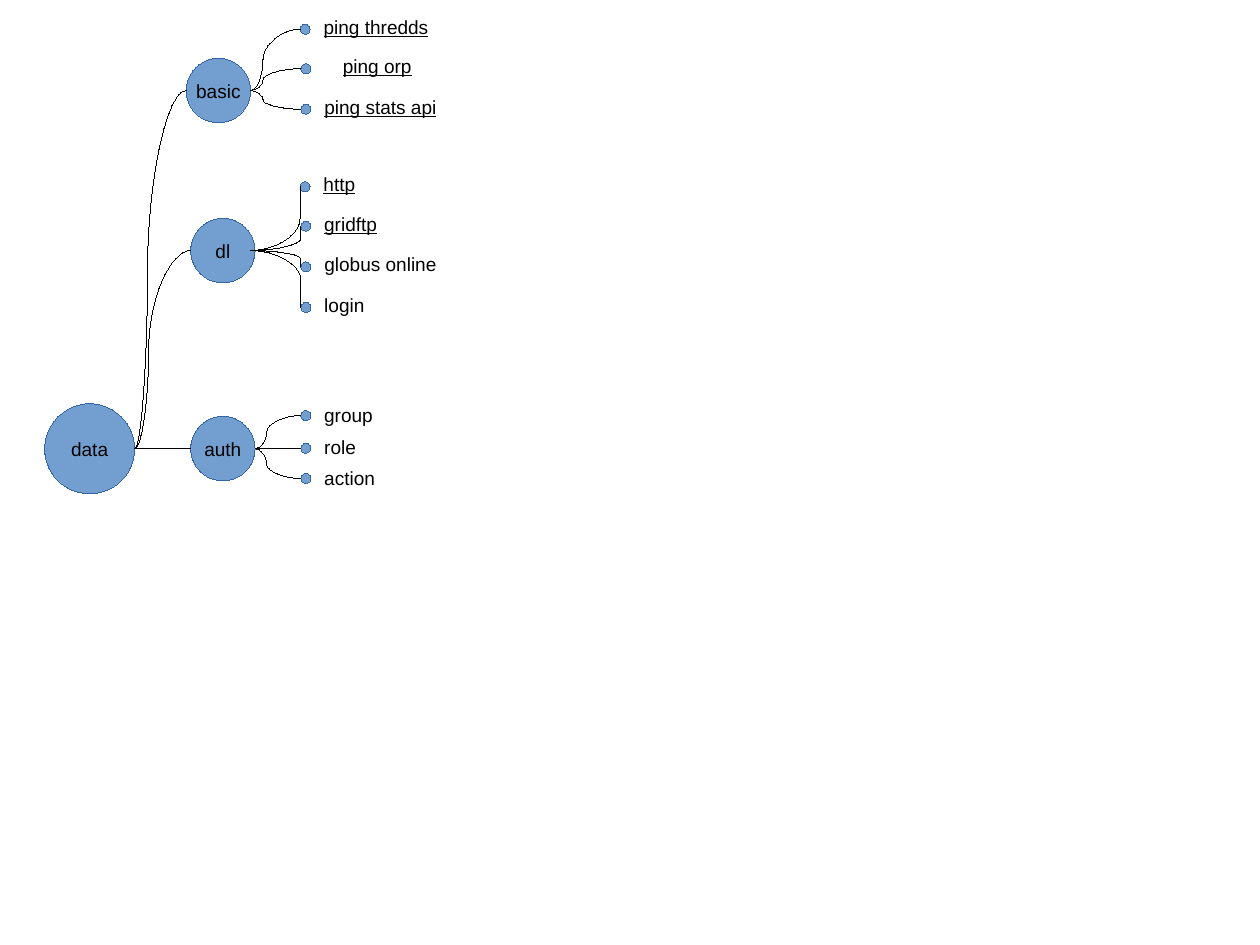
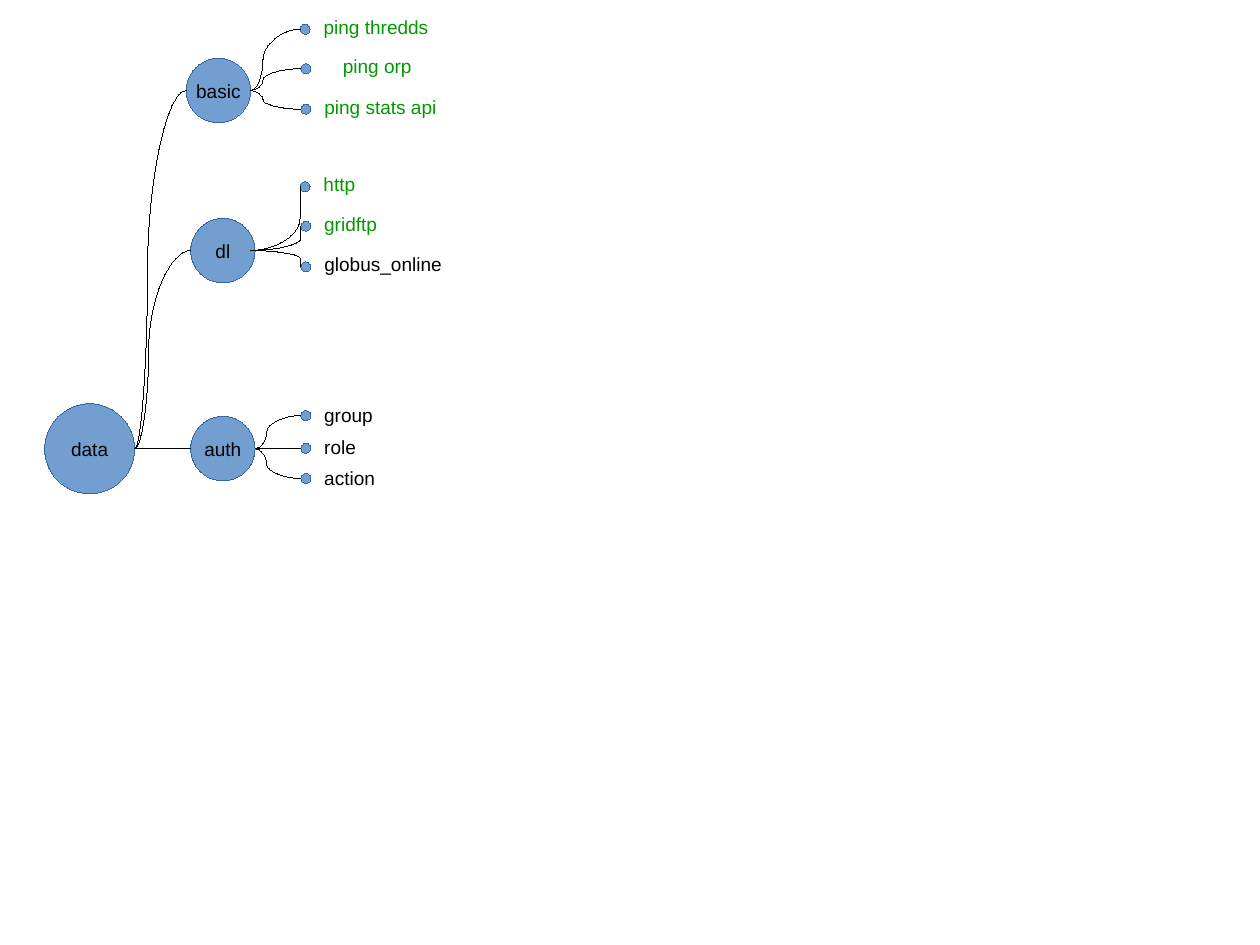
Before and after one commit to ESGF/esgf-test-suite, a slide deck: slide 3 of esgf-test-suite/doc/test_plan.odp. Drawn at 1260x945 pixels with LibreOffice and Linux fonts; fonts in the diff are those of the drawing. Boxes give left, top, right and bottom in pixels: in the first picture for what was removed or moved away, otherwise in the second. Text is boxed around its words. In the diff, an @@ line names an element or a change of style, - is before the commit and + after.

```diff
--- a/esgf-test-suite/doc/test_plan.odp
+++ b/esgf-test-suite/doc/test_plan.odp
@@ text colour #000000 to #009900, underline off in 5 elements at (324,20,428,38), (343,59,412,77), (323,177,355,195), (324,217,377,235), (324,100,436,118) @@
@@ curved line removed from (250, 250) to (301, 308) @@
@@ text at (324,257,441,275): text changed @@
-globus online
+globus_online
@@ text removed at (324,298,364,316) @@
-login
@@ ellipse removed at (301,302,311,312) @@
```
Also in this commit, not shown: 4 other slides changed, 4 other files.
